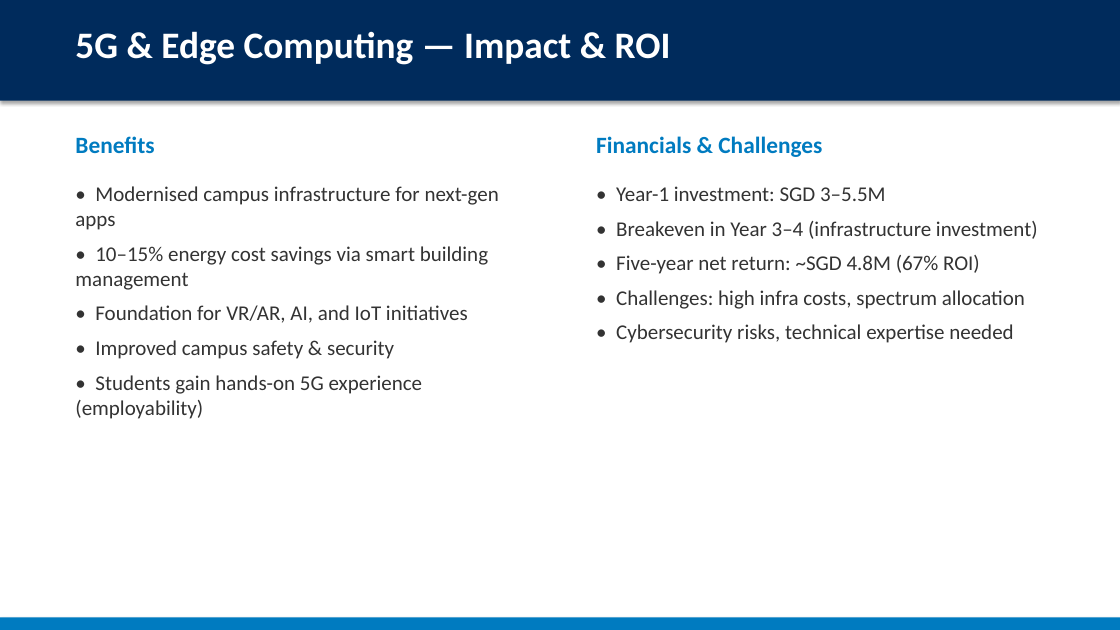
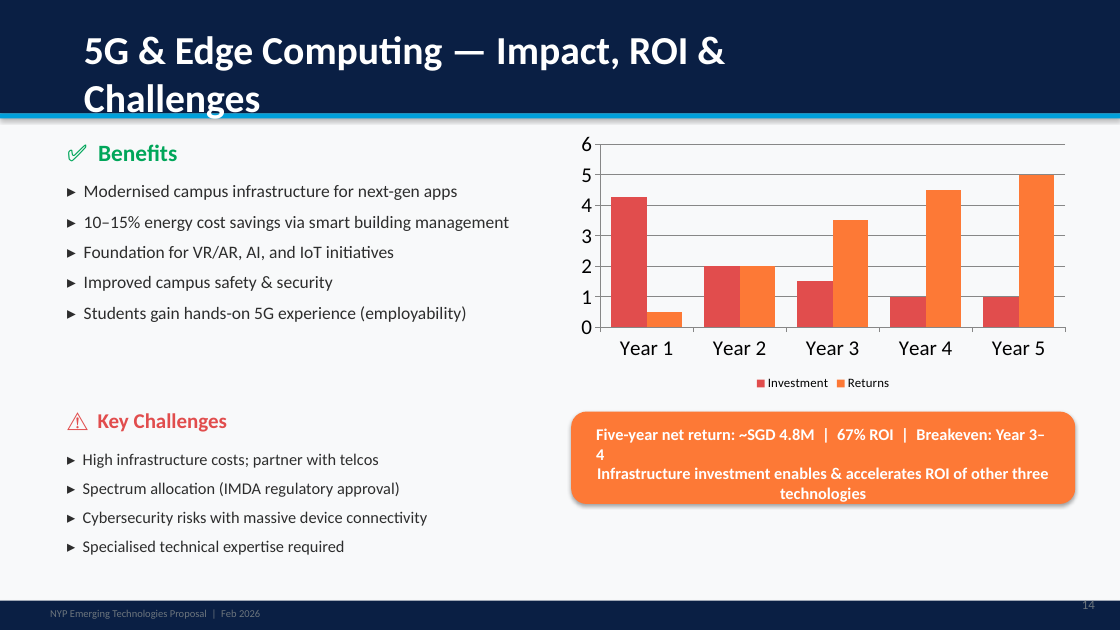
Before and after one commit to alanpaul1382-sketch/cc, a slide deck: slide 14 of presentation.pptx (slide 13 before the commit). Drawn at 1120x630 pixels with LibreOffice and Linux fonts; fonts in the diff are those of the drawing. Boxes give left, top, right and bottom in pixels: in the first picture for what was removed or moved away, otherwise in the second. Text is boxed around its words. In the diff, an @@ line names an element or a change of style, - is before the commit and + after.

```diff
--- a/presentation.pptx
+++ b/presentation.pptx
@@ background #FFFFFF to #F8F9FA @@
@@ rectangle: place and size @@
-rectangle at [0, 0, 1120, 101]
+rectangle at [0, 0, 1120, 113]
@@ rectangle at [0, 0, 1120, 113]: fill #002B5C to #0A1F44 @@
@@ text at [84, 36, 688, 122]: text changed; size 32 to 34 pt @@
-5G & Edge Computing — Impact & ROI
+5G & Edge Computing — Impact, ROI & Challenges
@@ rectangle added at [0, 113, 1120, 118], fill #009FDA @@
@@ text at [98, 144, 177, 161]: text changed; text colour #007BC0 to #00A65A @@
-Benefits
+✅ Benefits
@@ column chart added at [571, 126, 1075, 395] @@
+categories: Year 1, Year 2, Year 3, Year 4, Year 5
+Investment: 4.2, 2, 1.5, 1, 1
+Returns: 0.5, 2, 3.5, 4.5, 5
@@ text removed at [596, 136, 822, 157] @@
-Financials & Challenges
@@ text at [84, 185, 509, 322]: text changed; size 18 to 15 pt; text colour #333333 to #2D2D2D @@
-• Modernised campus infrastructure for next-gen apps
-• 10–15% energy cost savings via smart building management
-• Foundation for VR/AR, AI, and IoT initiatives
-• Improved campus safety & security
-• Students gain hands-on 5G experience (employability)
+▸ Modernised campus infrastructure for next-gen apps
+▸ 10–15% energy cost savings via smart building management
+▸ Foundation for VR/AR, AI, and IoT initiatives
+▸ Improved campus safety & security
+▸ Students gain hands-on 5G experience (employability)
@@ text removed at [616, 186, 1025, 343] @@
-• Year-1 investment: SGD 3–5.5M
-• Breakeven in Year 3–4 (infrastructure investment)
-• Five-year net return: ~SGD 4.8M (67% ROI)
-• Challenges: high infra costs, spectrum allocation
-• Cybersecurity risks, technical expertise needed
@@ text added at [98, 413, 227, 432], 18 pt, text #E14D4D, bold @@
+⚠️ Key Challenges
@@ rounded rectangle added at [571, 412, 1075, 504], fill #FD7936 @@
@@ text added at [596, 428, 1049, 502], 14 pt, text #FFFFFF, bold @@
+Five-year net return: ~SGD 4.8M | 67% ROI | Breakeven: Year 3–4
+Infrastructure investment enables & accelerates ROI of other three technologies
@@ text added at [83, 453, 427, 555], 14 pt, text #2D2D2D @@
+▸ High infrastructure costs; partner with telcos
+▸ Spectrum allocation (IMDA regulatory approval)
+▸ Cybersecurity risks with massive device connectivity
+▸ Specialised technical expertise required
@@ text added at [1082, 598, 1095, 609], 11 pt, text #6C757D @@
+14
@@ rectangle: place and size @@
-rectangle at [0, 618, 1120, 630]
+rectangle at [0, 601, 1120, 630]
@@ rectangle at [0, 601, 1120, 630]: fill #007BC0 to #0A1F44 @@
@@ text added at [50, 610, 260, 619], 9 pt, text #6C757D @@
+NYP Emerging Technologies Proposal | Feb 2026
```
Also in this commit, not shown: 15 other slides changed, 6 slides added, 4 slides removed.
